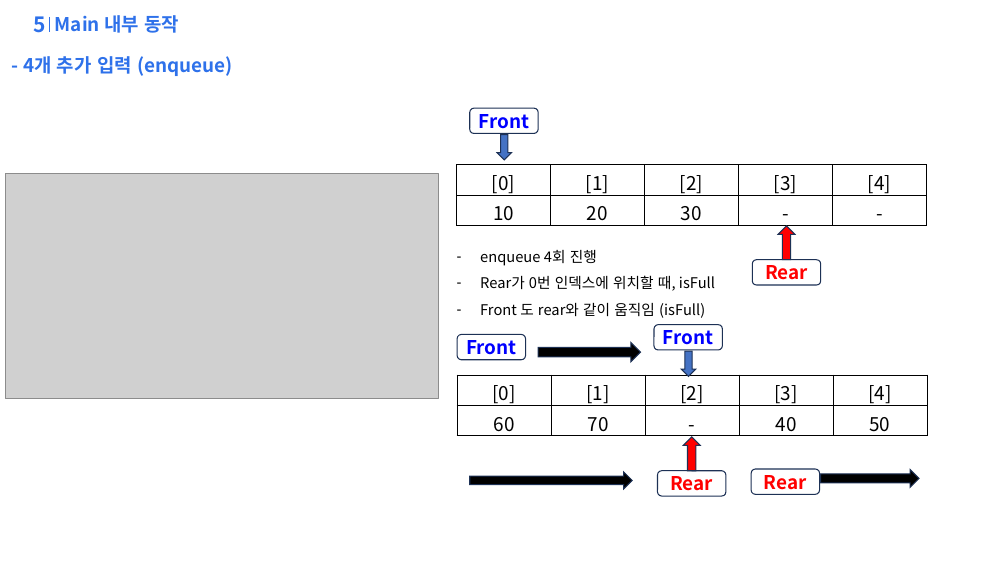
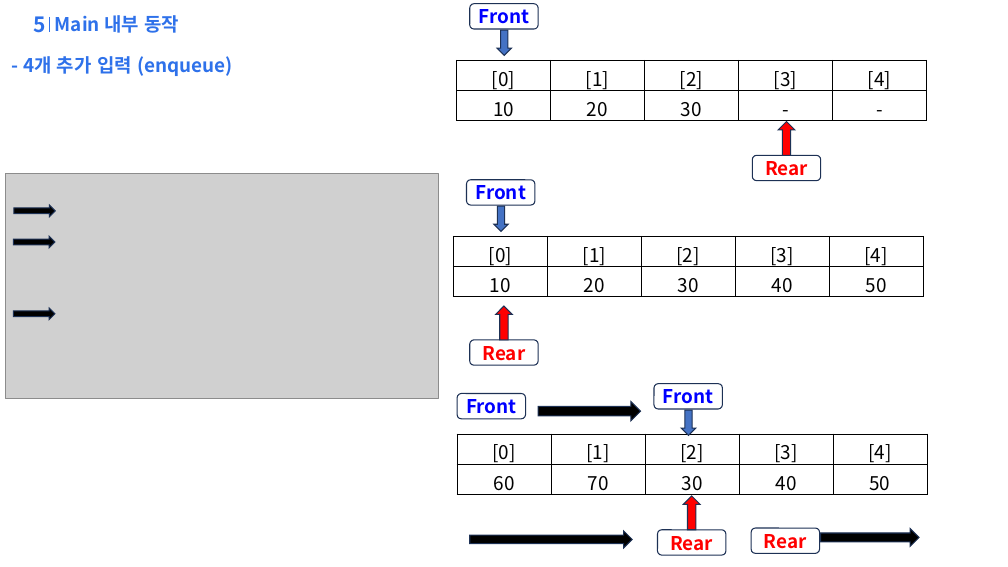
Before and after one commit to qfe051/L412_SelfTest_1_19, a slide deck: slide 8 of 21_c_study/example/ring_buf/ring_buffer_AI_enqueue.pptx. Drawn at 1008x567 pixels with LibreOffice and Linux fonts; fonts in the diff are those of the drawing; grey boxes stand for pictures; background and template pictures are left out. Boxes give left, top, right and bottom in pixels: in the first picture for what was removed or moved away, otherwise in the second. Text is boxed around its words. In the diff, an @@ line names an element or a change of style, - is before the commit and + after.

```diff
--- a/21_c_study/example/ring_buf/ring_buffer_AI_enqueue.pptx
+++ b/21_c_study/example/ring_buf/ring_buffer_AI_enqueue.pptx
@@ 2 rounded rectangles, 1 table, 1 up arrow, 1 down arrow: place and size @@
-2 rounded rectangles, 1 table, 1 up arrow, 1 down arrow at [457, 108, 926, 285]
+2 rounded rectangles, 1 table, 1 up arrow, 1 down arrow at [457, 4, 926, 180]
@@ right arrow added at [14, 205, 55, 216], fill #000000, outline #1E3256 1 pt @@
@@ rounded rectangle added at [467, 180, 535, 205], outline #1E3256 1 pt, 18 pt, text #0000FF, bold @@
+Front
@@ down arrow added at [494, 206, 508, 231], fill #4472C4, outline #1E3256 1 pt @@
@@ right arrow added at [14, 237, 55, 248], fill #000000, outline #1E3256 1 pt @@
@@ table added at [454, 237, 923, 301], 2 rows, 5 columns @@
+[0] | [1] | [2] | [3] | [4]
+10 | 20 | 30 | 40 | 50
@@ text removed at [480, 250, 715, 318] @@
-– enqueue 4회 진행
-– Rear가 0번 인덱스에 위치할 때, isFull
-– Front 도 rear와 같이 움직임 (isFull)
@@ right arrow added at [14, 309, 55, 320], fill #000000, outline #1E3256 1 pt @@
@@ up arrow added at [496, 306, 513, 340], fill #FF0000, outline #1E3256 1 pt @@
@@ rounded rectangle added at [470, 340, 538, 365], outline #1E3256 1 pt, 18 pt, text #FF0000, bold @@
+Rear
@@ 4 rounded rectangles, 3 right arrows, 1 table, 1 up arrow, 1 down arrow: place and size @@
-4 rounded rectangles, 3 right arrows, 1 table, 1 up arrow, 1 down arrow at [457, 324, 926, 496]
+4 rounded rectangles, 3 right arrows, 1 table, 1 up arrow, 1 down arrow at [457, 384, 926, 555]
@@ table at [457, 434, 926, 499] @@
-row 2, column 3: -
+row 2, column 3: 30
```
Also in this commit, not shown: 5 other slides changed, 12 other files.
